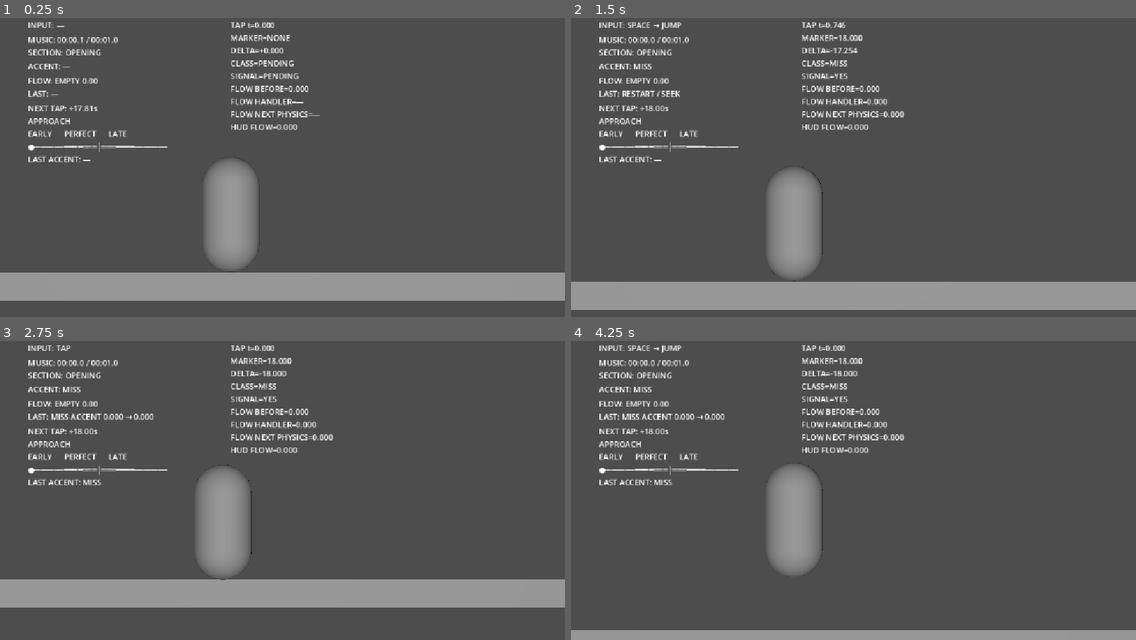
Above: before the commit, frames 1-4 (two rows, left to right).
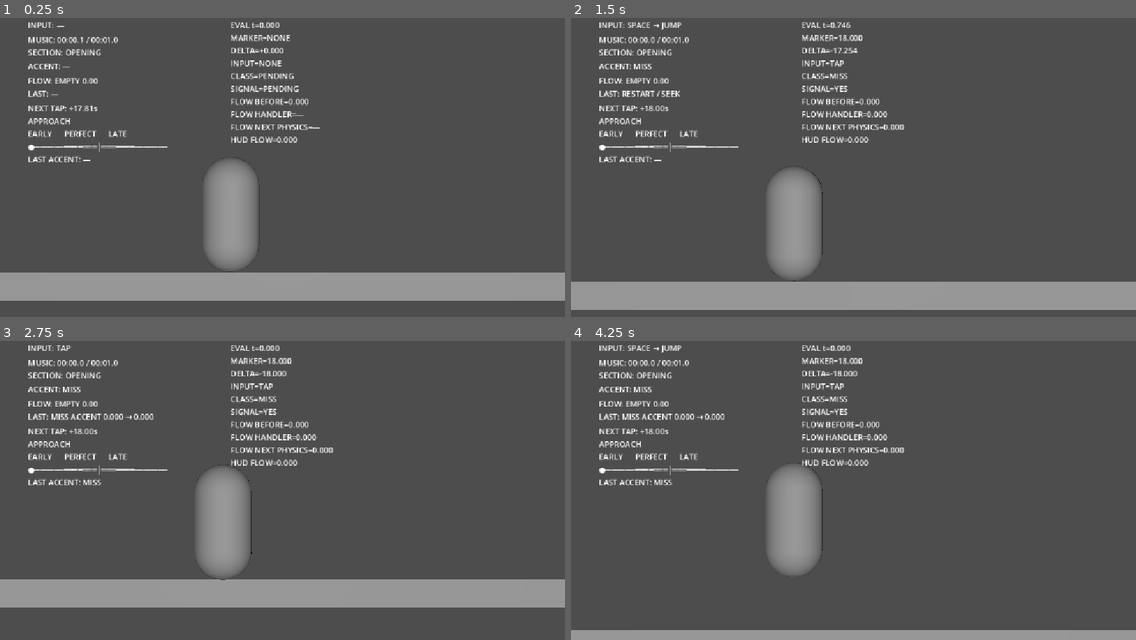
Above: after the commit, the same moments.

Repository: cemtheman/pasderun
Game: Godot game, scene res://scenes/gameplay/generated/graceful_opening_00_30_runtime.tscn
Two runs of this game, one before a commit and one after it. Both use one fixed random seed, a clock stepped at 60 frames per second and the inputs below. This scene is started directly instead of the project's main scene. Sound files missing from this copy of the repository are replaced by a short silence.
Inputs (mouse positions are in pixels of both pictures, inside the frame that each line leads up to):
- Up to frame 1 (0.25 s): no input
- Up to frame 2 (1.5 s): tap T at 0.5, 1.25 s; move the mouse to (977, 143) at 0.52 s; click (977, 143) at 0.67 s; tap Space (jump) at 0.77 s; drag from (740, 173) to (825, 221) at 1.27 s
- Up to frame 3 (2.75 s): tap T at 2 s; move the mouse to (339, 412) at 2.02 s; click (339, 412) at 2.17 s
- Up to frame 4 (4.25 s): tap T at 2.75, 3.5 s; drag from (825, 544) to (684, 433) at 2.77 s; move the mouse to (1023, 529) at 3.52 s; click (1023, 529) at 3.67 s; tap Space (jump) at 3.77 s

The runs differ from the first frame. In frame 1, 1.3% of the frame differs, in the area x 40-57%, y 1-42%; in frame 2, 1.3%; in frame 3, 1.3%; in frame 4, 1.3%.

Commit message:
fix: evaluate skipped accent opportunities as miss

Diff:
--- a/scenes/gameplay/accent_runtime_trace.gd
+++ b/scenes/gameplay/accent_runtime_trace.gd
@@ -9,6 +9,7 @@
 var _tap_time := 0.0
 var _marker_time := -1.0
 var _tap_delta := 0.0
+var _input_source := &"NONE"
 var _classification := &"PENDING"
 var _signal_status := "PENDING"
 var _flow_before := 0.0
@@ -52,11 +53,17 @@
 	print("ACCENT RUNTIME TRACE\n", trace_label.text)
 
 
-func _on_accent_evaluation_started(playback_time: float, marker_time: float, delta: float) -> void:
+func _on_accent_evaluation_started(
+	playback_time: float,
+	marker_time: float,
+	delta: float,
+	input_source: StringName
+) -> void:
 	_trace_serial += 1
 	_tap_time = playback_time
 	_marker_time = marker_time
 	_tap_delta = delta
+	_input_source = input_source
 	_classification = &"PENDING"
 	_signal_status = "PENDING"
 	_flow_before = _current_flow()
@@ -118,9 +125,10 @@
 	var handler_text := "—" if not _handler_captured else "%.3f" % _flow_handler
 	var next_text := "—" if not _next_physics_captured else "%.3f" % _flow_next_physics
 	trace_label.text = (
-		"TAP t=%.3f\n"
+		"EVAL t=%.3f\n"
 		+ "MARKER=%s\n"
 		+ "DELTA=%+.3f\n"
+		+ "INPUT=%s\n"
 		+ "CLASS=%s\n"
 		+ "SIGNAL=%s\n"
 		+ "FLOW BEFORE=%.3f\n"
@@ -131,6 +139,7 @@
 		_tap_time,
 		marker_text,
 		_tap_delta,
+		_input_source,
 		_classification,
 		_signal_status,
 		_flow_before,
--- a/scenes/gameplay/generated/graceful_opening_00_30_runtime.tscn
+++ b/scenes/gameplay/generated/graceful_opening_00_30_runtime.tscn
@@ -138,4 +138,4 @@
 offset_top = 40.0
 offset_right = 820.0
 offset_bottom = 250.0
-text = "TAP t=0.000\nMARKER=NONE\nDELTA=+0.000\nCLASS=PENDING\nSIGNAL=PENDING\nFLOW BEFORE=0.000\nFLOW HANDLER=—\nFLOW NEXT PHYSICS=—\nHUD FLOW=0.000"
+text = "EVAL t=0.000\nMARKER=NONE\nDELTA=+0.000\nINPUT=NONE\nCLASS=PENDING\nSIGNAL=PENDING\nFLOW BEFORE=0.000\nFLOW HANDLER=—\nFLOW NEXT PHYSICS=—\nHUD FLOW=0.000"
--- a/scenes/gameplay/musicality.gd
+++ b/scenes/gameplay/musicality.gd
@@ -1,6 +1,11 @@
 extends Node
 
-signal accent_evaluation_started(playback_time: float, marker_time: float, delta: float)
+signal accent_evaluation_started(
+	playback_time: float,
+	marker_time: float,
+	delta: float,
+	input_source: StringName
+)
 signal accent_evaluated(classification: StringName, delta: float, marker_time: float)
 
 const ACCENT_MARKERS: Array[float] = [18.0, 22.0, 26.0]
@@ -33,8 +38,15 @@
 
 func _process(delta: float) -> void:
 	var playback_time := _playback_time()
-	if playback_time + 0.05 < _last_playback_time:
-		_consumed_accents.clear()
+	var rewind_detected := playback_time + 0.05 < _last_playback_time
+	var forward_seek_detected := (
+		playback_time - _last_playback_time
+		> maxf(0.25, delta * 4.0)
+	)
+	if rewind_detected or forward_seek_detected:
+		_rebuild_accent_state(playback_time)
+	else:
+		_expire_missed_accents(_last_playback_time, playback_time)
 	_last_playback_time = playback_time
 
 	if _feedback_remaining > 0.0:
@@ -47,13 +59,13 @@
 	var playback_time := _playback_time()
 	var accent_index := _nearest_available_accent(playback_time)
 	if accent_index < 0:
-		accent_evaluation_started.emit(playback_time, -1.0, 0.0)
+		accent_evaluation_started.emit(playback_time, -1.0, 0.0, &"TAP")
 		_show_feedback("MISS")
 		accent_evaluated.emit(&"MISS", 0.0, -1.0)
 		return
 
 	var delta := playback_time - ACCENT_MARKERS[accent_index]
-	accent_evaluation_started.emit(playback_time, ACCENT_MARKERS[accent_index], delta)
+	accent_evaluation_started.emit(playback_time, ACCENT_MARKERS[accent_index], delta, &"TAP")
 	var absolute_delta := absf(delta)
 	if absolute_delta > EARLY_LATE_WINDOW:
 		_show_feedback("MISS")
@@ -65,6 +77,27 @@
 	var sign := "+" if delta >= 0.0 else ""
 	_show_feedback("%s  (%s%.2fs)" % [classification, sign, delta])
 	accent_evaluated.emit(classification, delta, ACCENT_MARKERS[accent_index])
+
+
+func _expire_missed_accents(previous_time: float, playback_time: float) -> void:
+	for index in ACCENT_MARKERS.size():
+		if _consumed_accents.has(index):
+			continue
+		var marker_time := ACCENT_MARKERS[index]
+		var expiry_time := marker_time + EARLY_LATE_WINDOW
+		if previous_time <= expiry_time and playback_time > expiry_time:
+			_consumed_accents[index] = true
+			var delta := playback_time - marker_time
+			accent_evaluation_started.emit(playback_time, marker_time, delta, &"NONE")
+			_show_feedback("MISS")
+			accent_evaluated.emit(&"MISS", delta, marker_time)
+
+
+func _rebuild_accent_state(playback_time: float) -> void:
+	_consumed_accents.clear()
+	for index in ACCENT_MARKERS.size():
+		if playback_time > ACCENT_MARKERS[index] + EARLY_LATE_WINDOW:
+			_consumed_accents[index] = true
 
 
 func _nearest_available_accent(playback_time: float) -> int:
Not shown, changed: tools/music_analyzer/test_accent_runtime_trace.py
Not shown, added: tools/music_analyzer/test_expired_accent_miss.py
